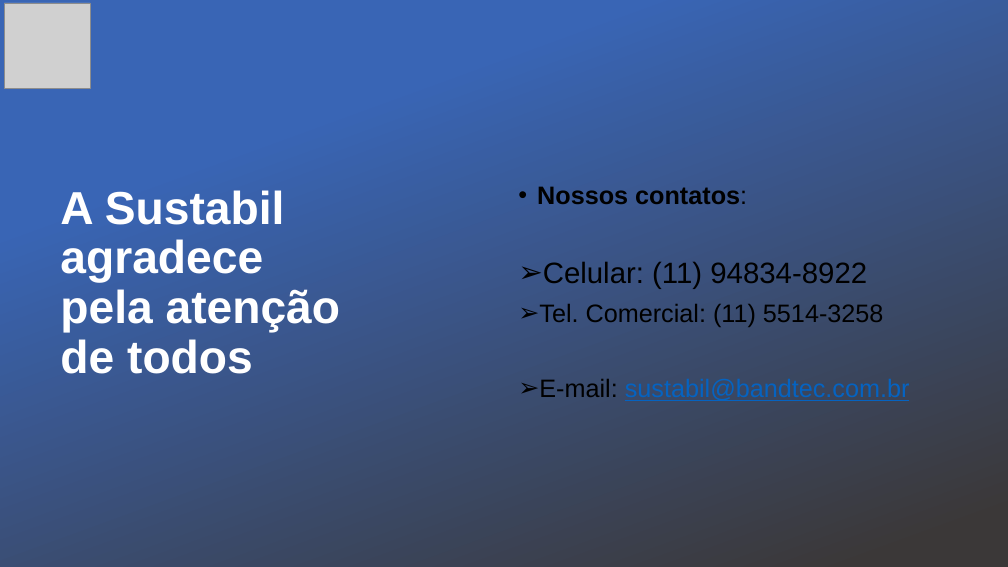
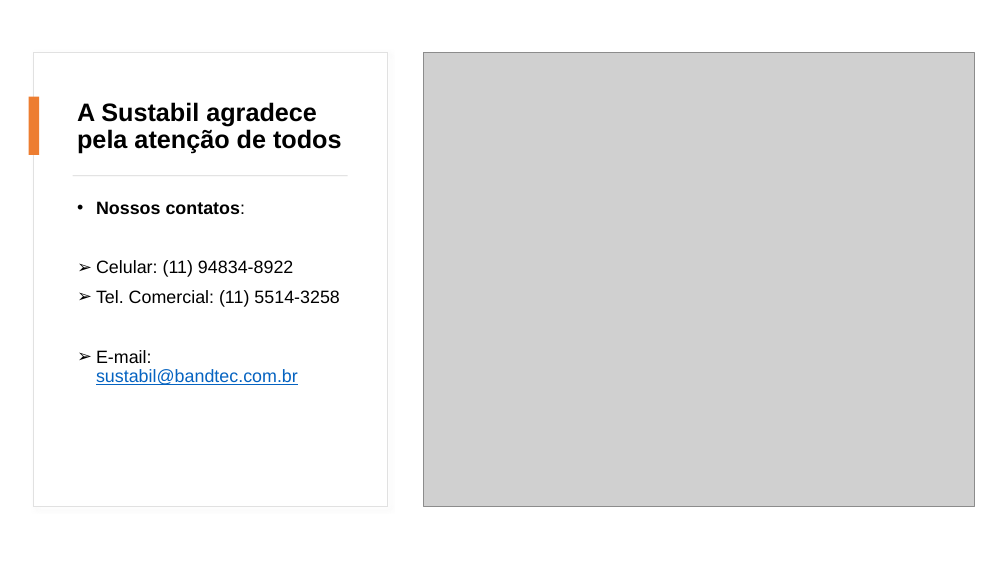
Before and after one commit to Anderson-MF/SPRINT2-SUSTABIL-PROJETO, a slide deck: slide 16 of SUSTABIL - Apresentação real.pptx. Drawn at 1008x567 pixels with LibreOffice and Linux fonts; fonts in the diff are those of the drawing; grey boxes stand for pictures; background and template pictures are left out. Boxes give left, top, right and bottom in pixels: in the first picture for what was removed or moved away, otherwise in the second. Text is boxed around its words. In the diff, an @@ line names an element or a change of style, - is before the commit and + after.

```diff
--- a/SUSTABIL - Apresentação real.pptx
+++ b/SUSTABIL - Apresentação real.pptx
@@ rectangle removed at [0,0,1008,567] @@
@@ picture removed at [5,3,90,88] @@
@@ rectangle added at [34,52,388,507], fill #FFFFFF, outline #E1E1E1 0.75 pt @@
@@ picture added at [423,52,974,507] @@
@@ title "A Sustabil agradece pela atenção ...": place and size @@
-title "A Sustabil agradece pela atenção ..." at [60,190,340,374]
+title "A Sustabil agradece pela atenção ..." at [77,102,342,154]
@@ title "A Sustabil agradece pela atenção ..." at [77,102,342,154]: size 44 to 24 pt, text colour #FFFFFF to #000000 @@
@@ rectangle added at [29,97,39,155], fill #ED7D31 @@
@@ rectangle added at [73,175,348,176], fill #D5D5D5 @@
@@ text "Nossos contatos:": place and size @@
-text "Nossos contatos:" at [537,186,910,401]
+text "Nossos contatos:" at [96,201,339,385]
@@ text "Nossos contatos:" at [96,201,339,385]: size 24 to 17 pt in "Nossos contatos:", "Tel. Comercial: (11) 5514-3258", "E-mail: sustabil@bandtec.com.br"; size 28 to 17 pt in "Celular: (11) 94834-8922"; vertical alignment middle to top @@
```
Also in this commit, not shown: 14 other slides changed, 1 slide added, 1 slide removed.
